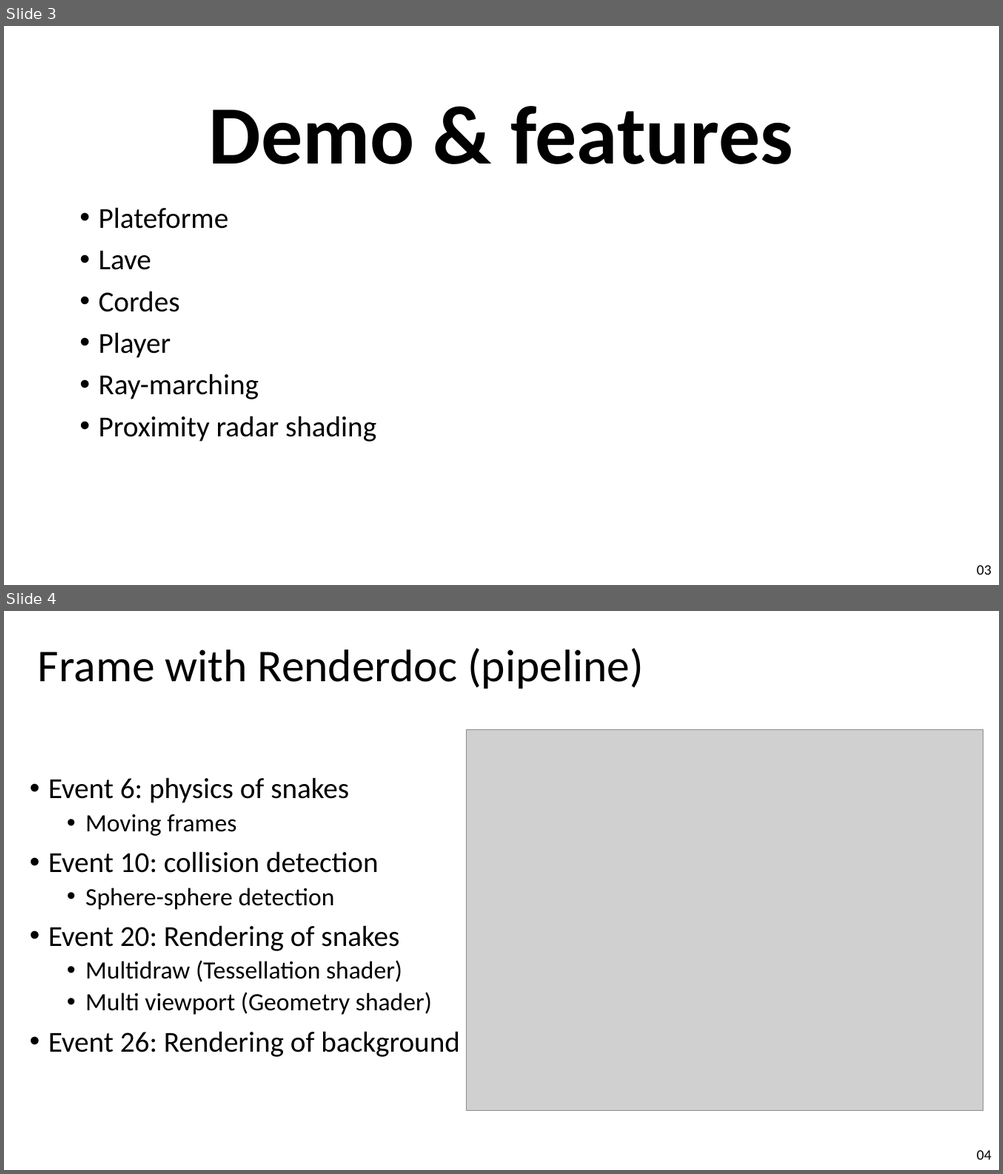
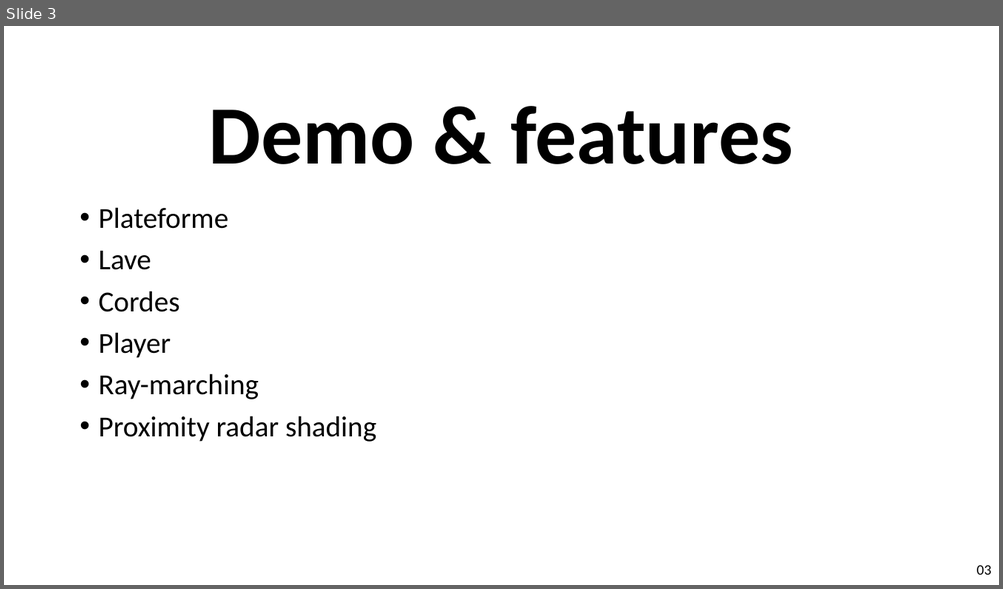
Before and after one commit to Megakitraz/Projet_Rendu_RopeMan, a slide deck: Diapo/RopeMan_Presentation.pptx. Shown one above the other, each under a label of ours: slides 3 and 4 before the commit, slide 3 after it. The pictures are 1003x1174 and 1003x589 pixels, drawn with LibreOffice and Linux fonts; fonts in the diff are those of the drawing; grey boxes stand for pictures; background and template pictures are left out. Boxes give left, top, right and bottom in pixels: in the first picture for what was removed or moved away, otherwise in the second. Text is boxed around its words. In the diff, an @@ line names an element or a change of style, - is before the commit and + after.

```diff
--- a/Diapo/RopeMan_Presentation.pptx
+++ b/Diapo/RopeMan_Presentation.pptx
@@ slide 4 removed at [4, 611, 999, 1170], background picture (left out) @@
@@ title removed at [38, 648, 643, 689] @@
-Frame with Renderdoc (pipeline)
@@ picture removed at [466, 729, 983, 1112] @@
@@ text removed at [48, 777, 459, 1057] @@
-• Event 6: physics of snakes
-  • Moving frames
-• Event 10: collision detection
-  • Sphere-sphere detection
-• Event 20: Rendering of snakes
-  • Multidraw (Tessellation shader)
-  • Multi viewport (Geometry shader)
-• Event 26: Rendering of background
@@ text removed at [976, 1150, 991, 1160] @@
-04
```
Also in this commit, not shown: 2 slides changed, 1 slide added.
